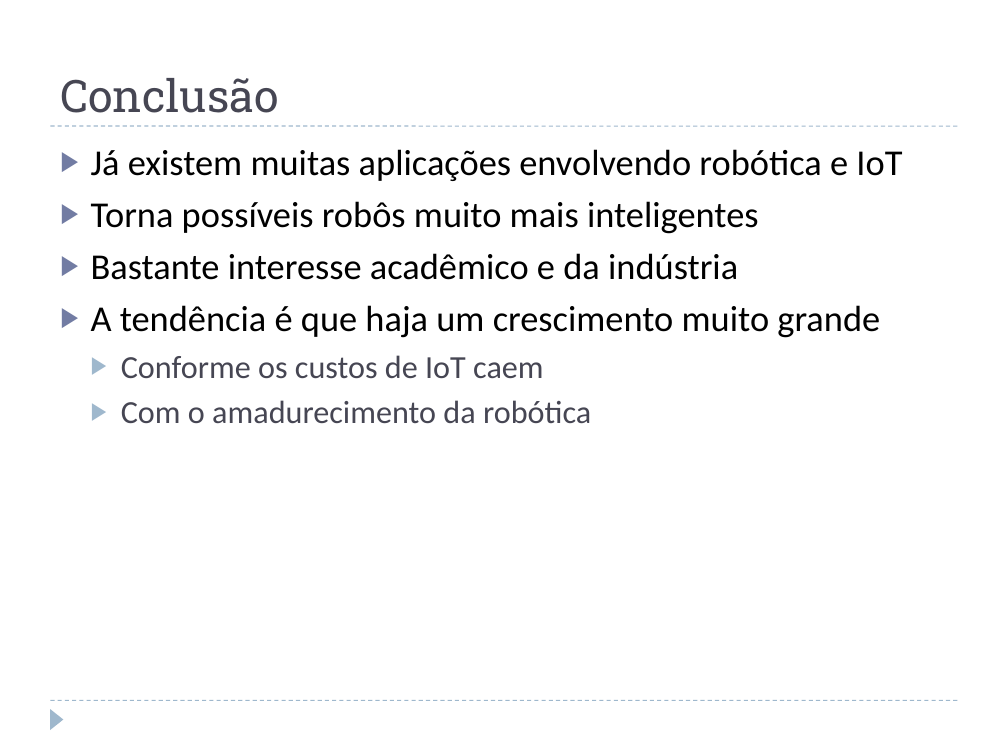
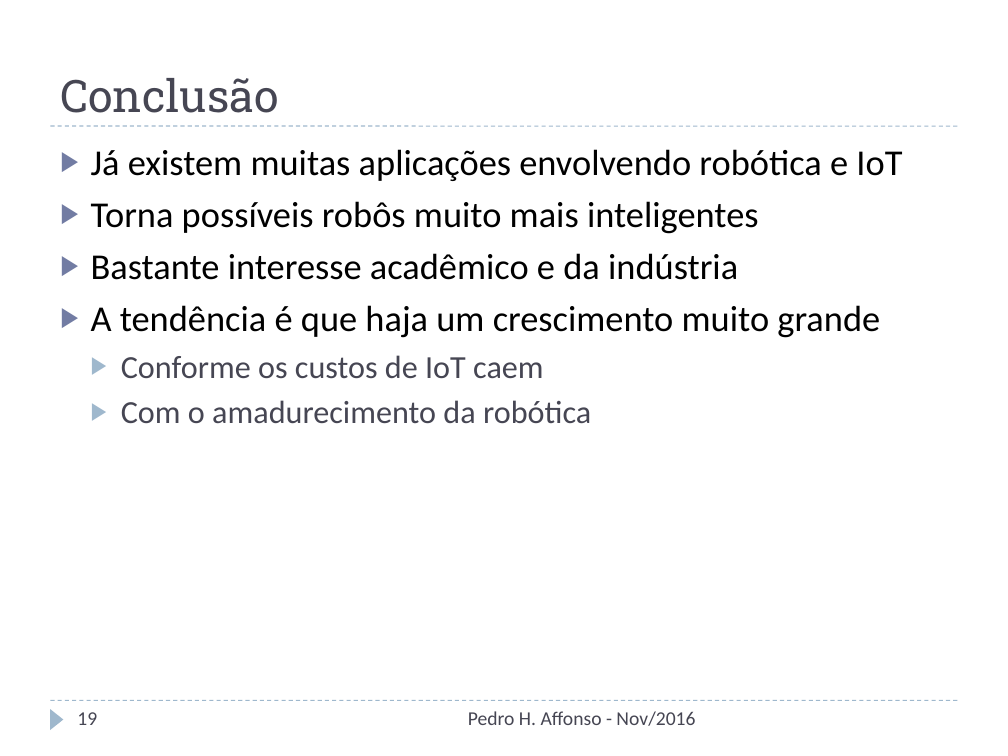
Before and after one commit to phaffonso/mo809-pedro, a slide deck: slide 19 of Internet das Coisas (IoT) e Robótica.pptx (slide 17 before the commit). Drawn at 1008x756 pixels with LibreOffice and Linux fonts; fonts in the diff are those of the drawing. Boxes give left, top, right and bottom in pixels: in the first picture for what was removed or moved away, otherwise in the second. Text is boxed around its words. In the diff, an @@ line names an element or a change of style, - is before the commit and + after.

```diff
--- a/Internet das Coisas (IoT) e Robótica.pptx
+++ b/Internet das Coisas (IoT) e Robótica.pptx
@@ page number added at box(77, 712, 97, 725), 14 pt, text #464653 @@
+19
@@ text added at box(468, 711, 695, 726), 14 pt, text #464653 @@
+Pedro H. Affonso - Nov/2016
```
Also in this commit, not shown: 16 other slides changed, 3 slides added, 1 slide removed, 1 other file.
